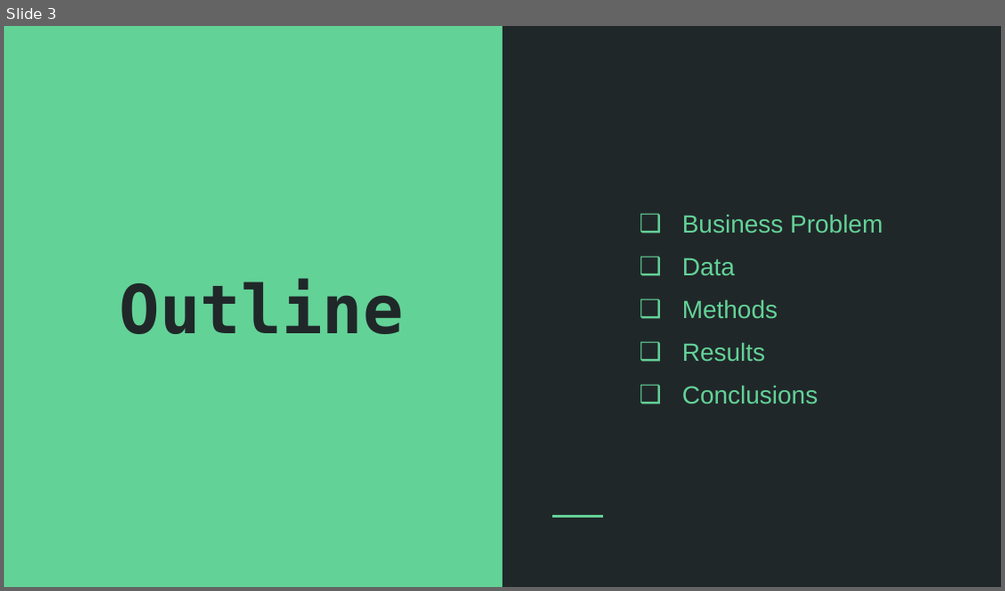
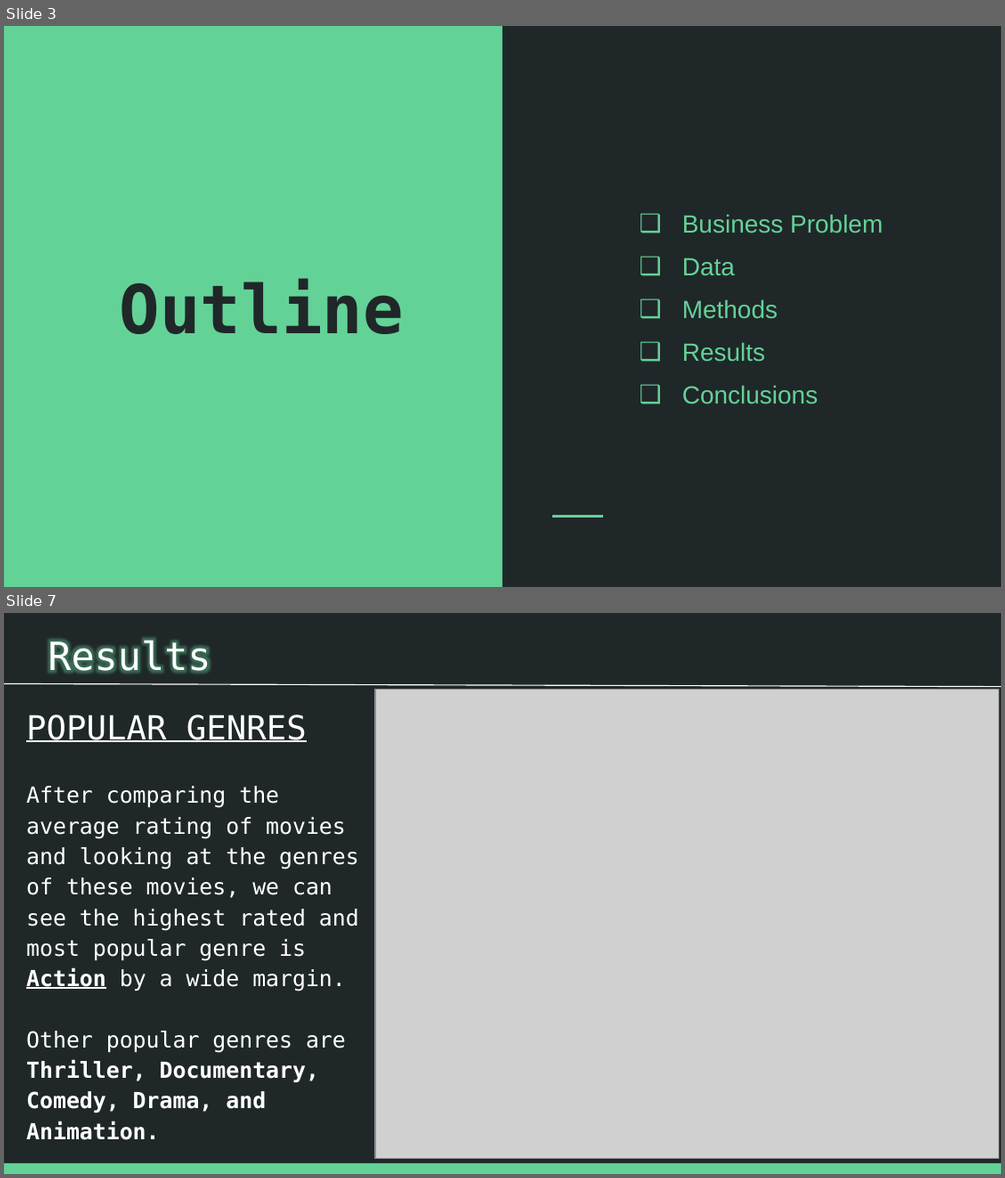
Before and after one commit to patrick-anastasio/Flatiron_DSC-Phase1_Project, a slide deck: Slide Deck.pptx. Shown one above the other, each under a label of ours: slide 3 before the commit, slides 3 and 7 after it; the slides between them are not shown. The pictures are 1005x591 and 1005x1178 pixels, drawn with LibreOffice and Linux fonts; fonts in the diff are those of the drawing; grey boxes stand for pictures. Boxes give left, top, right and bottom in pixels: in the first picture for what was removed or moved away, otherwise in the second. Text is boxed around its words. In the diff, an @@ line names an element or a change of style, - is before the commit and + after.

```diff
--- a/Slide Deck.pptx
+++ b/Slide Deck.pptx
@@ slide 7 added at [4,613,1001,1174], background #202729 @@
@@ title added at [48,639,210,679], 28 pt, text #FFFFFF @@
+Results
@@ line added from (4, 684) to (1001, 687), #FFFFFF 0.75 pt @@
@@ picture added at [375,690,998,1159] @@
@@ text added at [26,714,359,1140], 16 pt, text #FFFFFF @@
+POPULAR GENRES
+After comparing the average rating of movies and looking at the genres of these movies, we can see the highest rated and most popular genre is Action by a wide margin.
+Other popular genres are Thriller, Documentary, Comedy, Drama, and Animation.
@@ rectangle added at [4,1163,1001,1174], fill #63D297 @@
```
Also in this commit, not shown: 4 slides changed, 7 other slides added, 3 slides removed, 11 other files.
